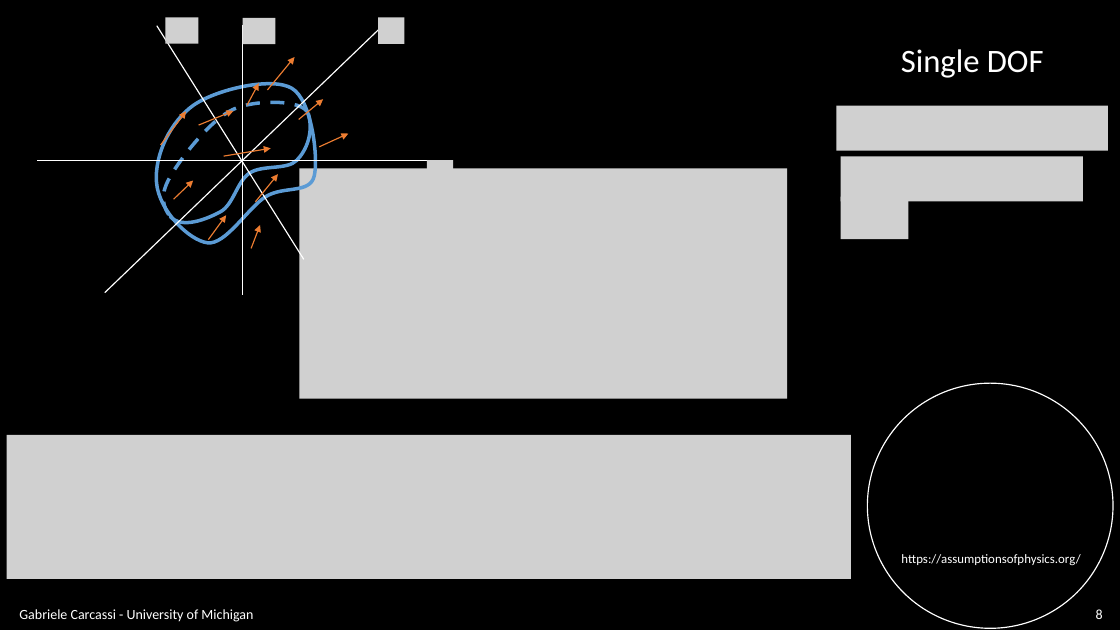
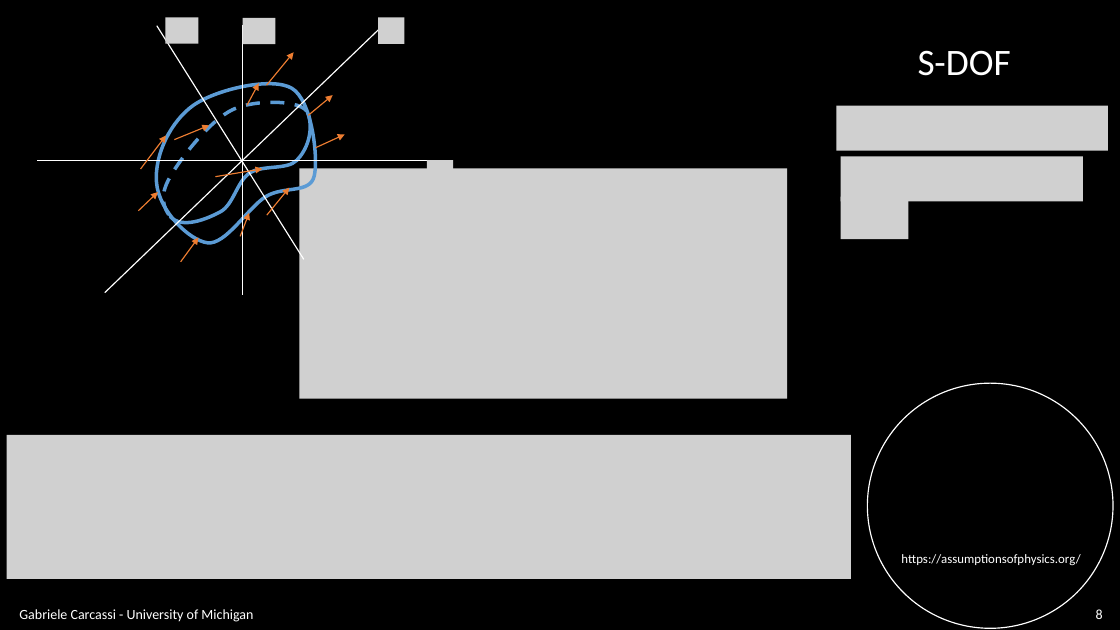
Before and after one commit to assumptionsofphysics/slides, a slide deck: slide 8 of BookCompanions-v2/RP-Class-4.pptx. Drawn at 1120x630 pixels with LibreOffice and Linux fonts; fonts in the diff are those of the drawing; grey boxes stand for pictures; background and template pictures are left out. Boxes give left, top, right and bottom in pixels: in the first picture for what was removed or moved away, otherwise in the second. Text is boxed around its words. In the diff, an @@ line names an element or a change of style, - is before the commit and + after.

```diff
--- a/BookCompanions-v2/RP-Class-4.pptx
+++ b/BookCompanions-v2/RP-Class-4.pptx
@@ arrow moved from (267, 90) - (295, 57) to (266, 86) - (294, 52) @@
@@ text at box(918, 50, 1011, 76): text changed; size 28 to 32 pt @@
-Single DOF
+S-DOF
@@ arrow moved from (299, 119) - (323, 99) to (308, 115) - (333, 95) @@
@@ arrow moved from (160, 145) - (186, 112) to (140, 169) - (166, 135) @@
@@ arrow moved from (198, 125) - (234, 111) to (175, 139) - (209, 125) @@
@@ arrow moved from (319, 147) - (349, 134) to (316, 148) - (344, 134) @@
@@ arrow moved from (223, 156) - (271, 149) to (215, 176) - (262, 169) @@
@@ arrow moved from (174, 199) - (193, 181) to (139, 211) - (158, 192) @@
@@ arrow moved from (255, 202) - (278, 174) to (267, 215) - (289, 187) @@
@@ arrow moved from (208, 239) - (226, 215) to (181, 262) - (198, 238) @@
@@ arrow moved from (251, 249) - (260, 225) to (240, 236) - (250, 213) @@
```
Also in this commit, not shown: 19 other slides changed, 10 slides added, 4 slides removed.
